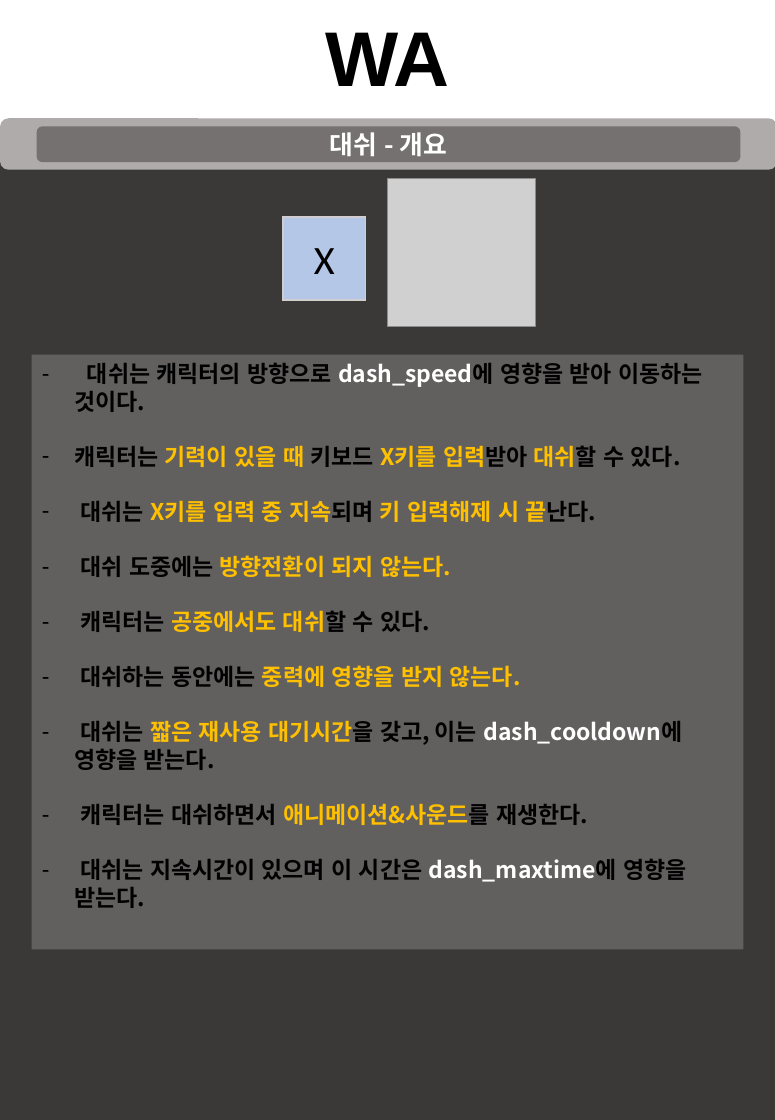
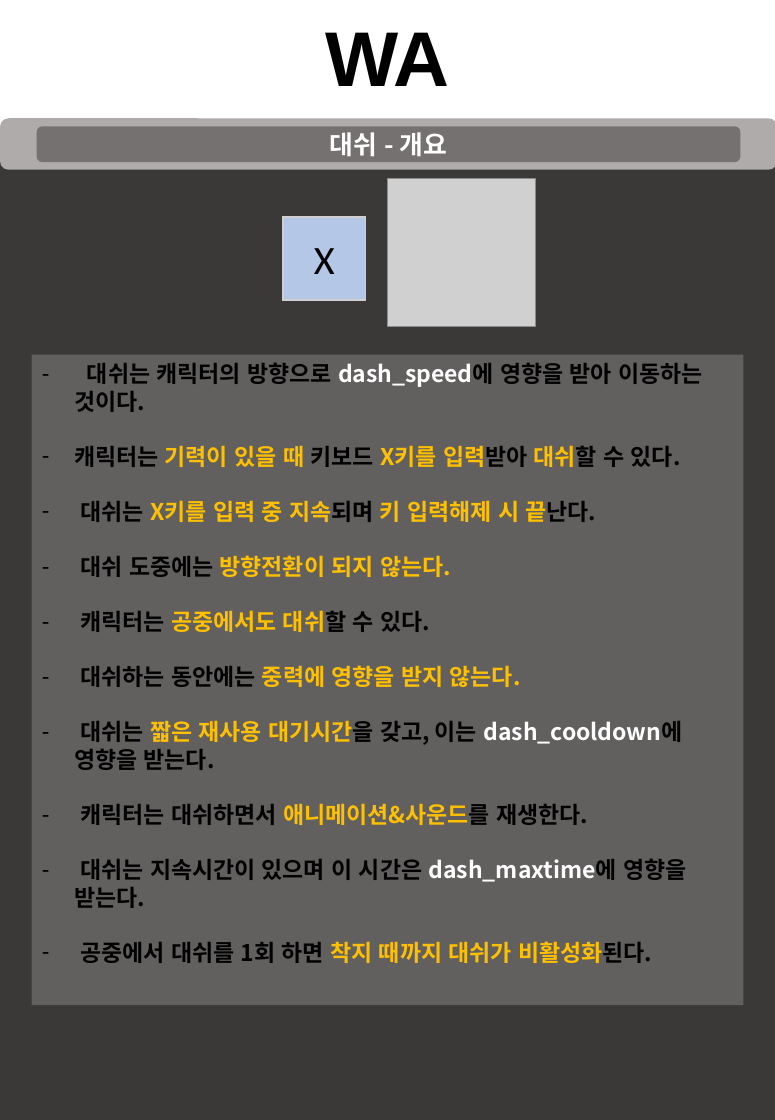
Before and after one commit to taeseongeom/WA, a slide deck: slide 13 of 기획서/신버전/캐릭터 시스템.pptx. Drawn at 775x1120 pixels with LibreOffice and Linux fonts; fonts in the diff are those of the drawing; grey boxes stand for pictures. Boxes give left, top, right and bottom in pixels: in the first picture for what was removed or moved away, otherwise in the second. Text is boxed around its words. In the diff, an @@ line names an element or a change of style, - is before the commit and + after.

Commit message:
공중대쉬 1회제한
기획서 수정

```diff
--- a/기획서/신버전/캐릭터 시스템.pptx
+++ b/기획서/신버전/캐릭터 시스템.pptx
@@ rectangle "대쉬는 캐릭터의 방향으로 dash_speed에 영향을 ...": place and size @@
-rectangle "대쉬는 캐릭터의 방향으로 dash_speed에 영향을 ..." at <box>32,354,744,950</box>
+rectangle "대쉬는 캐릭터의 방향으로 dash_speed에 영향을 ..." at <box>32,354,744,1004</box>
@@ text in rectangle at <box>81,941,652,963</box>: paragraph added @@
+– 공중에서 대쉬를 1회 하면 착지 때까지 대쉬가 비활성화된다.
```
